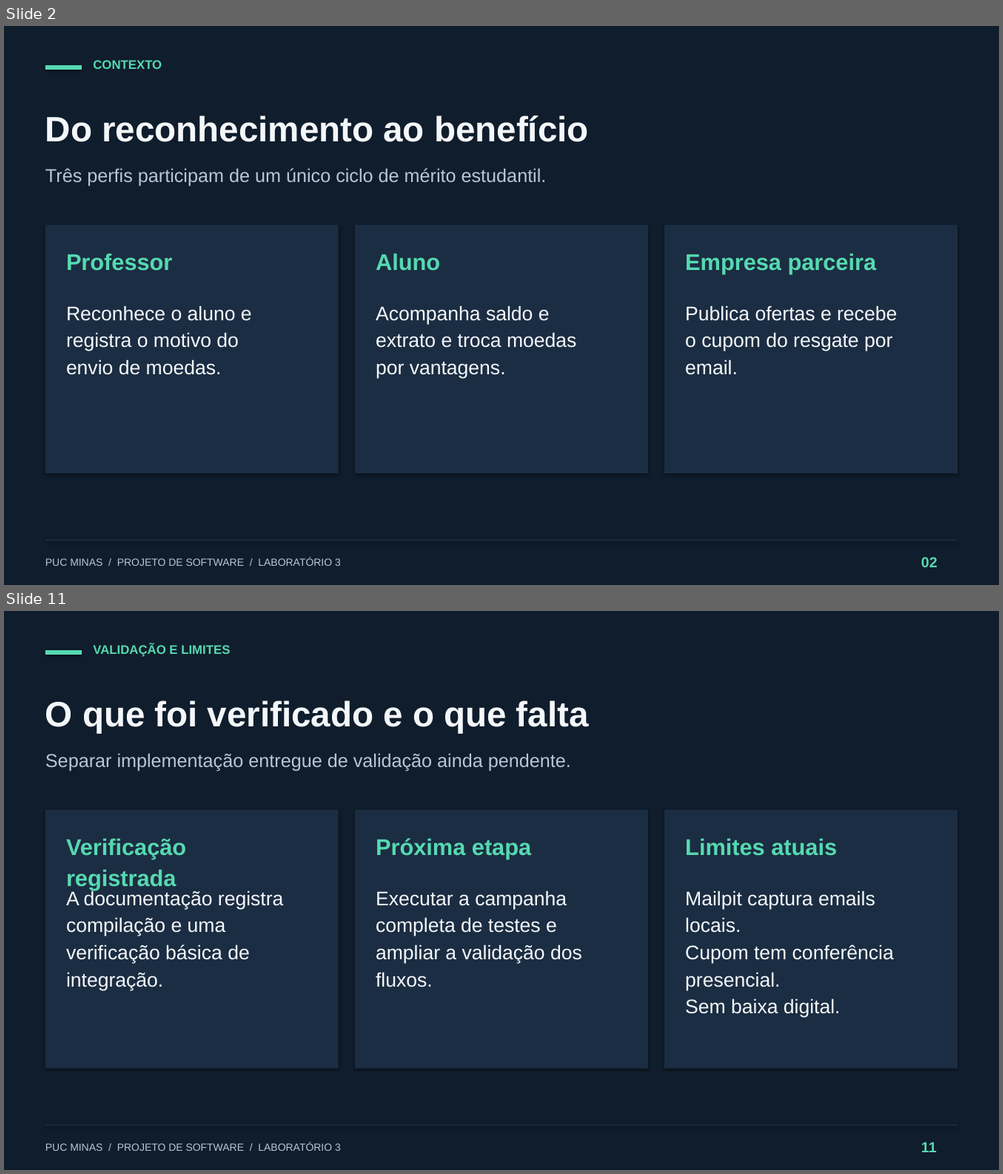
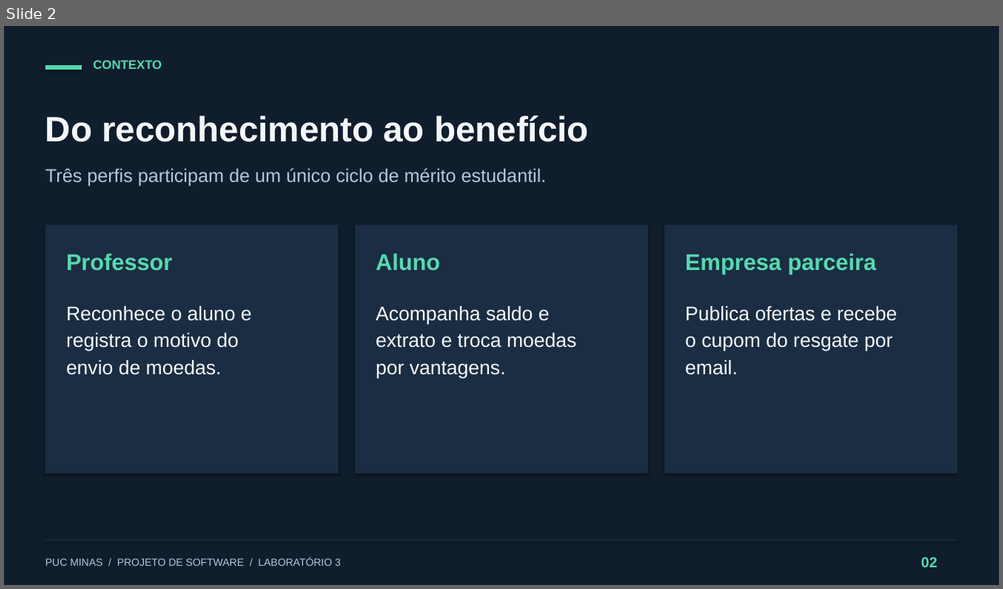
Before and after one commit to GuilhermeHortaDias/Puc_DevSoft_Lab3, a slide deck: docs/apresentacao/Sistema-de-Moeda-Estudantil.pptx. Shown one above the other, each under a label of ours: slides 2 and 11 before the commit, slide 2 after it; the slides between them are not shown. The pictures are 1003x1174 and 1003x589 pixels, drawn with LibreOffice and Linux fonts; fonts in the diff are those of the drawing. Boxes give left, top, right and bottom in pixels: in the first picture for what was removed or moved away, otherwise in the second. Text is boxed around its words. In the diff, an @@ line names an element or a change of style, - is before the commit and + after.

```diff
--- a/docs/apresentacao/Sistema-de-Moeda-Estudantil.pptx
+++ b/docs/apresentacao/Sistema-de-Moeda-Estudantil.pptx
@@ slide 11 removed at [4,611,999,1170], background #FFFFFF @@
@@ rectangle removed at [4,611,999,1170] @@
@@ rectangle removed at [45,650,82,655] @@
@@ text removed at [93,644,230,657] @@
-VALIDAÇÃO E LIMITES
@@ text removed at [45,701,589,734] @@
-O que foi verificado e o que falta
@@ text removed at [45,753,571,772] @@
-Separar implementação entregue de validação ainda pendente.
@@ rectangle removed at [45,810,339,1069] @@
@@ rectangle removed at [355,810,648,1069] @@
@@ rectangle removed at [664,810,958,1069] @@
@@ text removed at [66,838,186,891] @@
-Verificação
-registrada
@@ text removed at [375,838,531,859] @@
-Próxima etapa
@@ text removed at [685,838,836,856] @@
-Limites atuais
@@ text removed at [66,890,284,991] @@
-A documentação registra
-compilação e uma
-verificação básica de
-integração.
@@ text removed at [375,891,582,988] @@
-Executar a campanha
-completa de testes e
-ampliar a validação dos
-fluxos.
@@ text removed at [685,891,893,1018] @@
-Mailpit captura emails
-locais.
-Cupom tem conferência
-presencial.
-Sem baixa digital.
@@ rectangle removed at [45,1125,958,1126] @@
@@ text removed at [45,1143,341,1151] @@
-PUC MINAS / PROJETO DE SOFTWARE / LABORATÓRIO 3
@@ text removed at [921,1142,936,1153] @@
-11
```
Also in this commit, not shown: 8 slides changed, 6 slides added, 1 other slide removed, 3 other files.
